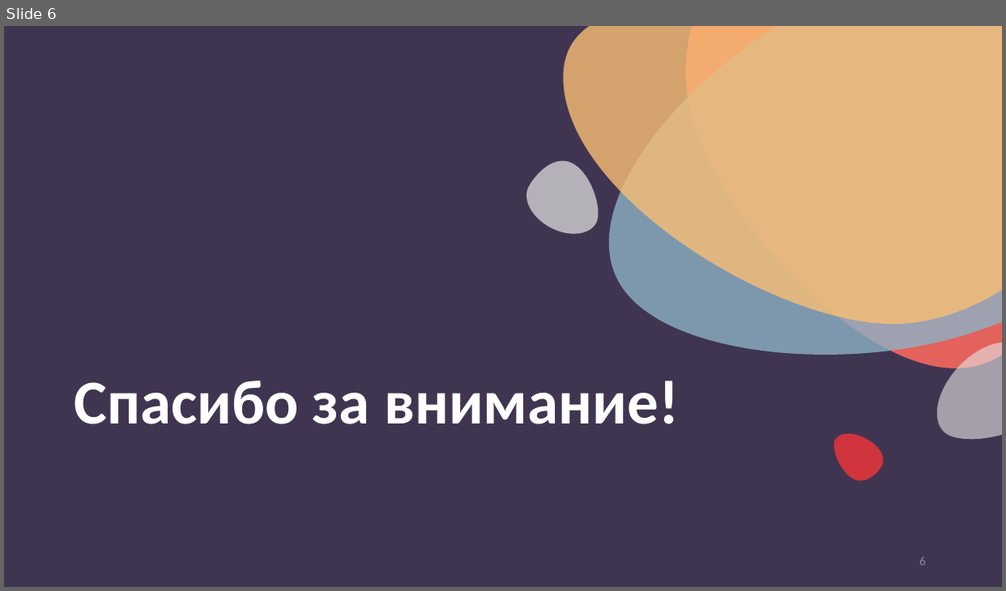
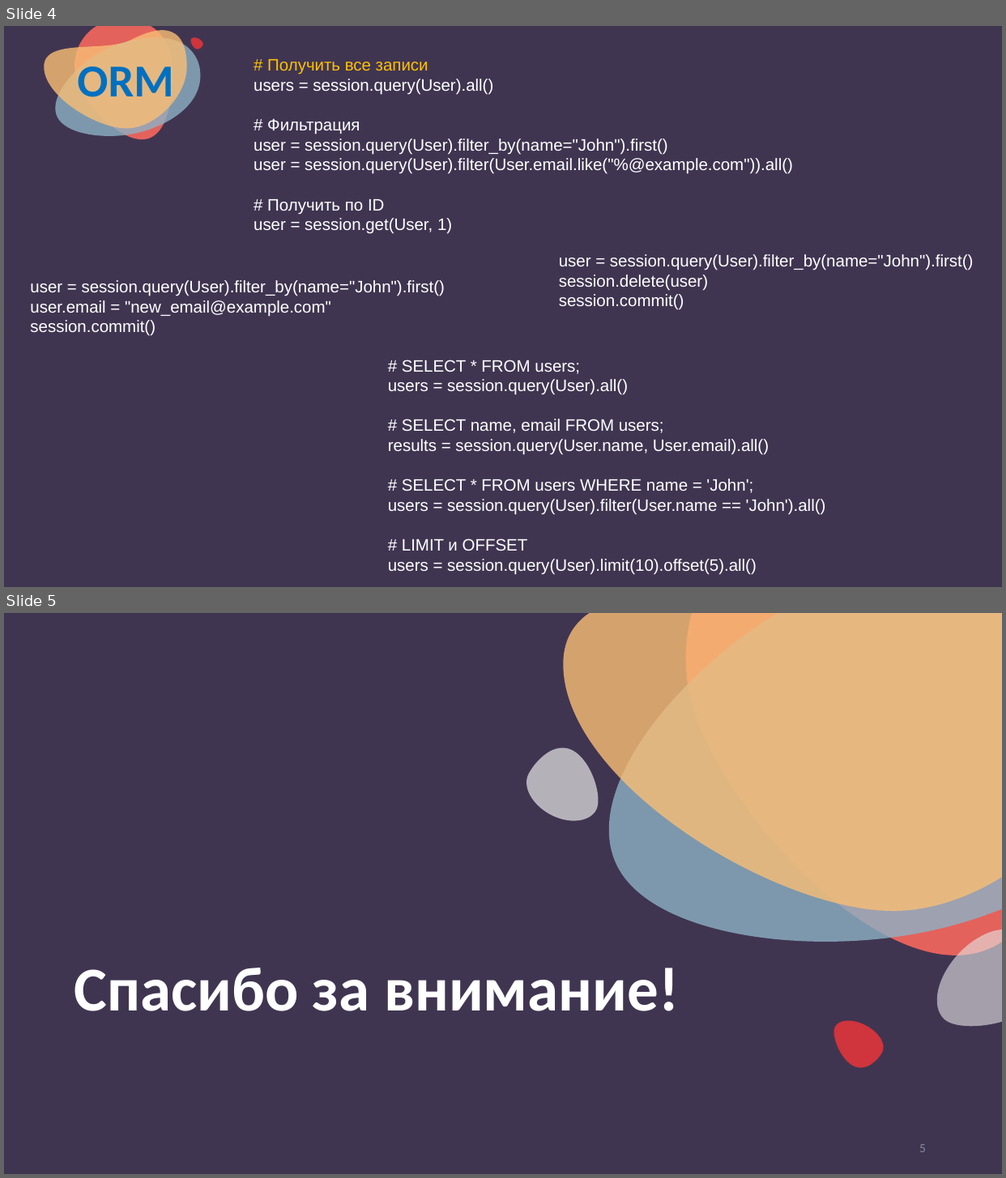
Before and after one commit to nesrv/python-for-odin.study, a slide deck: m6-3-audio-bd/презентация.pptx. Shown one above the other, each under a label of ours: slide 6 before the commit, slides 4 and 5 after it. The pictures are 1006x591 and 1006x1178 pixels, drawn with LibreOffice and Linux fonts; fonts in the diff are those of the drawing. Boxes give left, top, right and bottom in pixels: in the first picture for what was removed or moved away, otherwise in the second. Text is boxed around its words. In the diff, an @@ line names an element or a change of style, - is before the commit and + after.

```diff
--- a/m6-3-audio-bd/презентация.pptx
+++ b/m6-3-audio-bd/презентация.pptx
@@ slide 4 added at [4, 26, 1002, 587], background #403551 @@
@@ freeform shape added at [44, 31, 187, 129], fill #F9BE75 at 80% opacity @@
@@ freeform shape added at [56, 37, 201, 136], fill #8DB1C4 at 80% opacity @@
@@ freeform shape added at [74, 26, 172, 139], fill #E4625C @@
@@ freeform shape added at [190, 37, 202, 49], fill #D0343C @@
@@ title added at [77, 66, 173, 108], 44 pt, text #0070C0, bold @@
+ORM
@@ text added at [253, 59, 793, 234], 16 pt, text #FFFFFF @@
+# Получить все записи
+users = session.query(User).all()
+# Фильтрация
+user = session.query(User).filter_by(name="John").first()
+user = session.query(User).filter(User.email.like("%@example.com")).all()
+# Получить по ID
+user = session.get(User, 1)
@@ freeform shape added at [77, 140, 95, 159], fill #403551 @@
@@ text added at [559, 254, 973, 310], 16 pt, text #FFFFFF @@
+user = session.query(User).filter_by(name="John").first()
+session.delete(user)
+session.commit()
@@ text added at [30, 280, 445, 336], 16 pt, text #FFFFFF @@
+user = session.query(User).filter_by(name="John").first()
+user.email = "new_email@example.com"
+session.commit()
@@ text added at [388, 360, 826, 575], 16 pt, text #FFFFFF @@
+# SELECT * FROM users;
+users = session.query(User).all()
+# SELECT name, email FROM users;
+results = session.query(User.name, User.email).all()
+# SELECT * FROM users WHERE name = 'John';
+users = session.query(User).filter(User.name == 'John').all()
+# LIMIT и OFFSET
+users = session.query(User).limit(10).offset(5).all()
@@ what was slide 6 is now slide 5 @@
```
Also in this commit, not shown: 1 slide changed, 2 other slides added, 4 slides removed, 7 other files.
